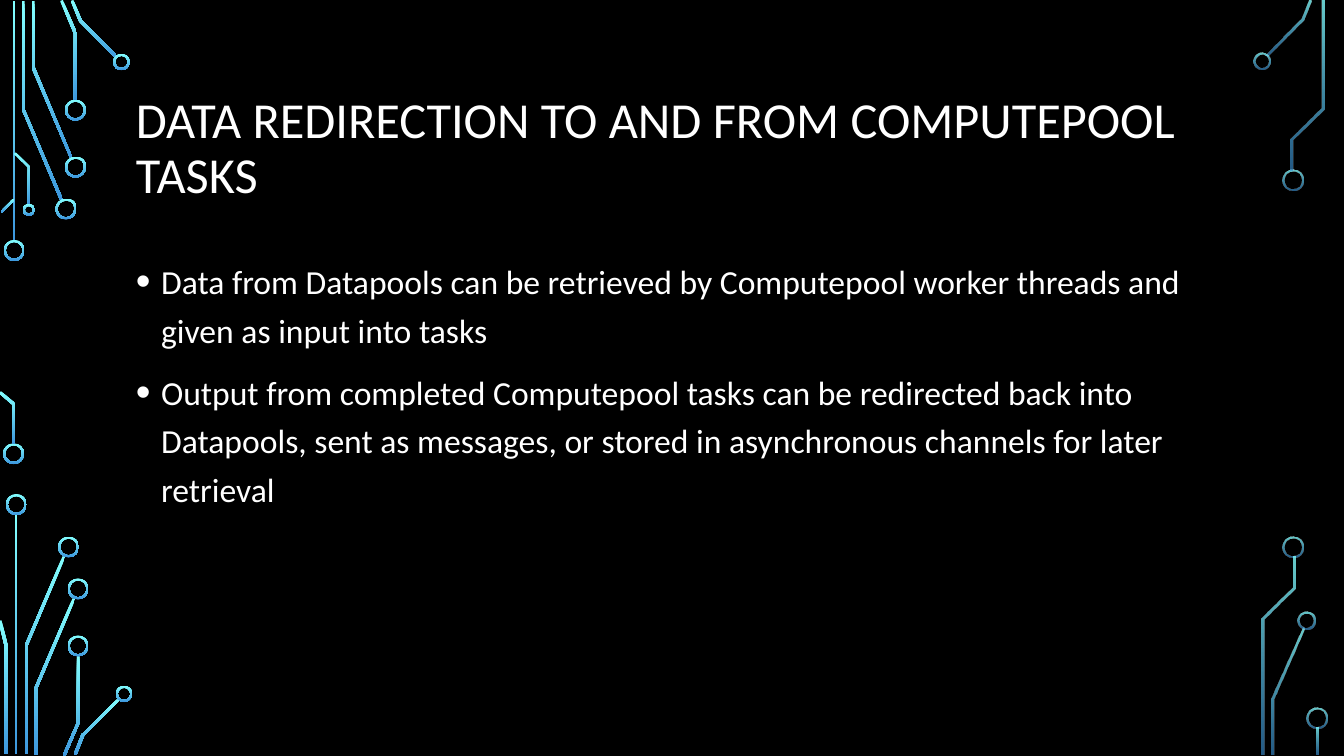
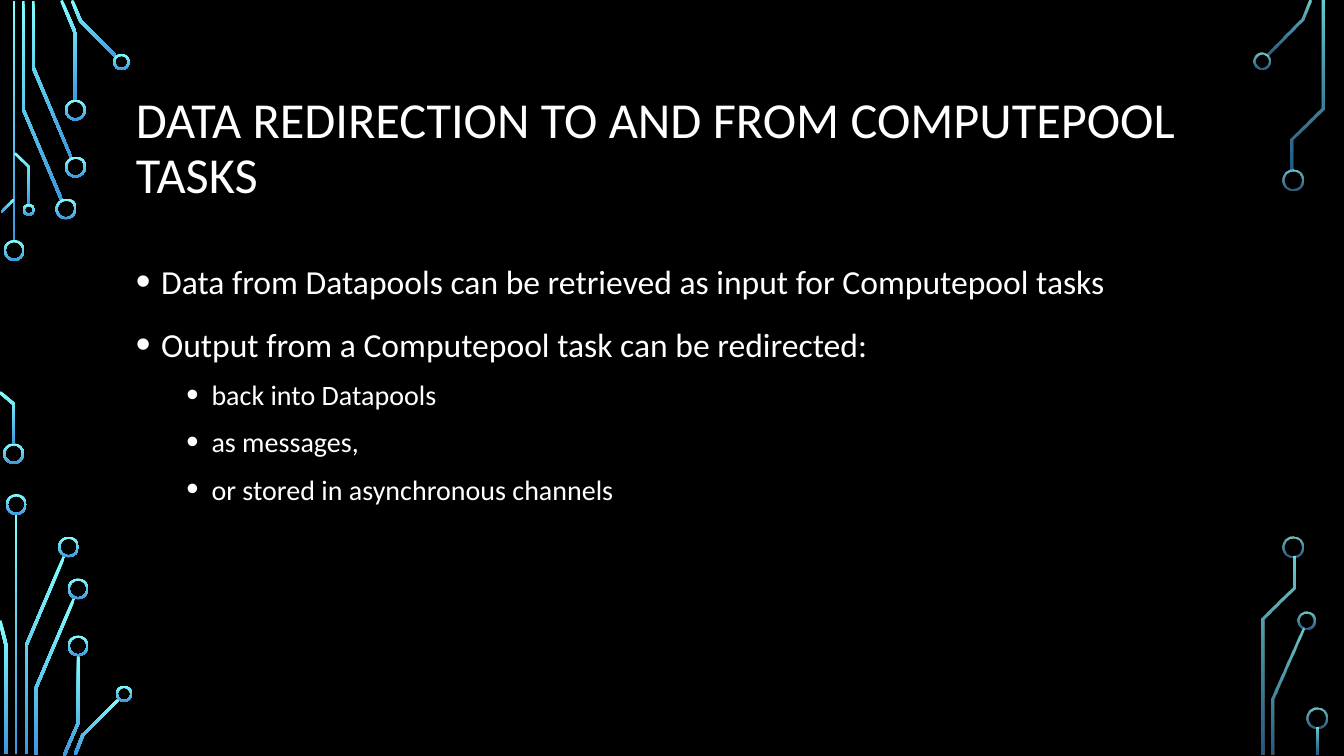
Before and after one commit to durandaltheta/3, a slide deck: slide 21 of DFC3.pptx. Drawn at 1344x756 pixels with LibreOffice and Linux fonts; fonts in the diff are those of the drawing; background and template pictures are left out. Boxes give left, top, right and bottom in pixels: in the first picture for what was removed or moved away, otherwise in the second. Text is boxed around its words. In the diff, an @@ line names an element or a change of style, - is before the commit and + after.

```diff
--- a/DFC3.pptx
+++ b/DFC3.pptx
@@ text at [161, 270, 1104, 505]: text changed @@
-• Data from Datapools can be retrieved by Computepool worker threads and given as input into tasks
-• Output from completed Computepool tasks can be redirected back into Datapools, sent as messages, or stored in asynchronous channels for later retrieval
+• Data from Datapools can be retrieved as input for Computepool tasks
+• Output from a Computepool task can be redirected:
+  • back into Datapools
+  • as messages,
+  • or stored in asynchronous channels
```
Also in this commit, not shown: 15 other slides changed.
